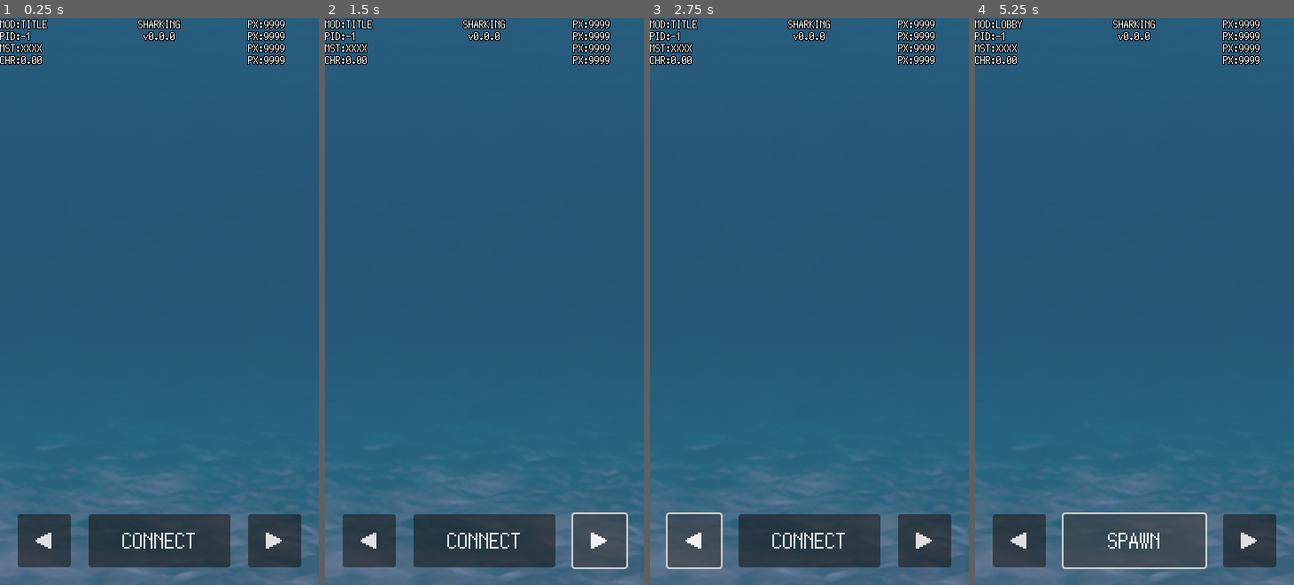
Above: before the commit, frames 1-4 (left to right).
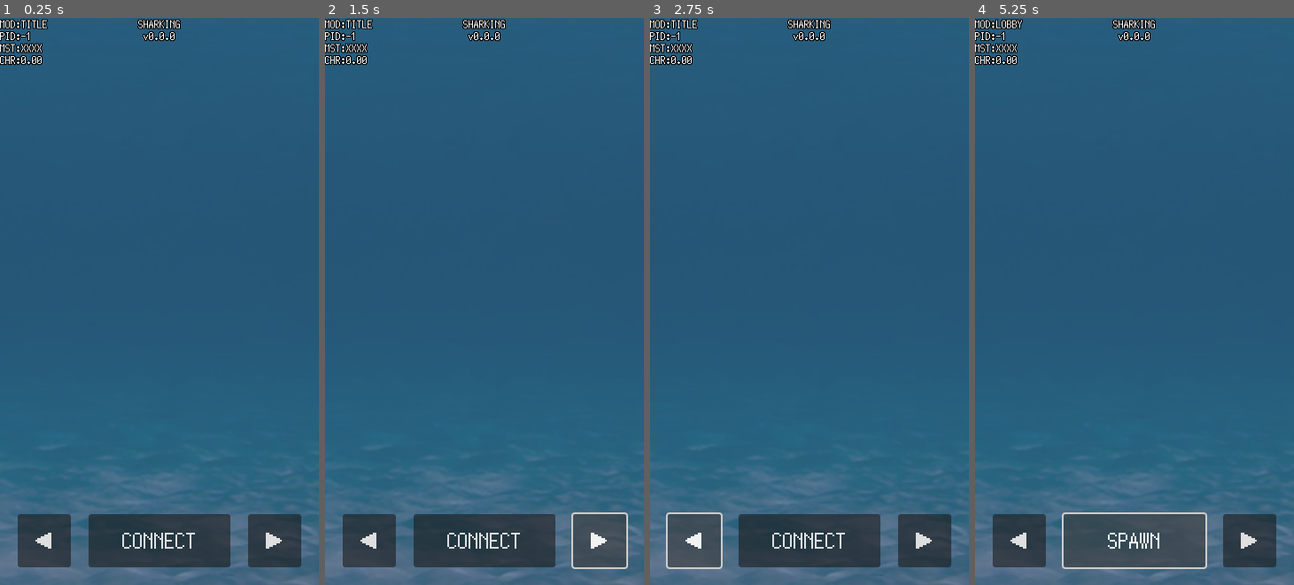
Above: after the commit, the same moments.

Repository: kamikoloss/sharking
Game: Godot game, scene res://scenes/main.tscn
Same seed, same stepped clock (60 frames per second), same inputs: the game is played once before the commit and once after it.
Inputs:
- Up to frame 1 (0.25 s): no input
- Up to frame 2 (1.5 s): click "◀" at 0.5 s; click "▶" at 1.25 s
- Up to frame 3 (2.75 s): click "◀" at 2 s
- Up to frame 4 (5.25 s): click "▶" at 2.75 s; click "◀" at 3.5 s; click "▶" at 4.25 s; click "CONNECT" at 5 s

The runs differ from the first frame. In frame 1, 0.8% of the frame differs, in the area x 77-90%, y 0-9%; in frame 2, 0.8%; in frame 3, 0.8%; in frame 4, 0.8%.

Commit message:
hero_debug モードを追加した

Diff:
--- a/scenes/client.tscn
+++ b/scenes/client.tscn
@@ -6,12 +6,14 @@
 [ext_resource type="PackedScene" uid="uid://52tpbo5enhtq" path="res://scenes/hero.tscn" id="5_e5wad"]
 [ext_resource type="Theme" uid="uid://cji20uu480k3h" path="res://themes/default.tres" id="6_63squ"]
 
-[node name="Client" type="Node2D" node_paths=PackedStringArray("_level", "_ws_client", "_button_center", "_debug_label_game_mode", "_debug_label_peer_id", "_debug_label_hero_move_state", "_debug_label_hero_charge")]
+[node name="Client" type="Node2D" node_paths=PackedStringArray("_level", "_ws_client", "_button_center", "_button_left", "_button_right", "_debug_label_game_mode", "_debug_label_peer_id", "_debug_label_hero_move_state", "_debug_label_hero_charge")]
 script = ExtResource("1_rfnpf")
 _level = NodePath("Level")
 _hero_scene = ExtResource("5_e5wad")
 _ws_client = NodePath("WebSocketClient")
 _button_center = NodePath("CanvasLayer/Control/ButtonCenter")
+_button_left = NodePath("CanvasLayer/Control/ButtonLeft")
+_button_right = NodePath("CanvasLayer/Control/ButtonRight")
 _debug_label_game_mode = NodePath("CanvasLayer/Control/Debug/Client/LabelGameMode")
 _debug_label_peer_id = NodePath("CanvasLayer/Control/Debug/Client/LabelPeerId")
 _debug_label_hero_move_state = NodePath("CanvasLayer/Control/Debug/Client/LabelHeroMoveState")
@@ -108,6 +110,7 @@
 text = "CHR:0.00"
 
 [node name="Server" type="VBoxContainer" parent="CanvasLayer/Control/Debug"]
+visible = false
 layout_mode = 0
 offset_left = 280.0
 offset_right = 440.0
--- a/scripts/client.gd
+++ b/scripts/client.gd
@@ -32,6 +32,8 @@
 
 # UI
 @export var _button_center: Button
+@export var _button_left: Button
+@export var _button_right: Button
 
 # Debug
 @export var _debug_label_game_mode: Label
@@ -47,10 +49,16 @@
 
 	_button_center.button_down.connect(_on_center_button_down)
 	_button_center.button_up.connect(_on_center_button_up)
+	_button_left.button_down.connect(_on_left_button_down)
+	_button_right.button_down.connect(_on_right_button_down)
 
 	# 初期処理
 	_level.is_client = true
 	_game_mode = GameMode.TITLE
+
+	# Debug
+	if OS.has_feature("debug_hero"):
+		_game_mode = GameMode.LOBBY
 
 
 func _process(delta: float) -> void:
@@ -130,6 +138,20 @@
 				_main_hero.exit_charge()
 
 
+func _on_left_button_down() -> void:
+	# Debug
+	if OS.has_feature("debug_hero"):
+		if _main_hero:
+			_main_hero.change_hero_texture(Hero.HeroTextureType.Other)
+
+
+func _on_right_button_down() -> void:
+	# Debug
+	if OS.has_feature("debug_hero"):
+		if _main_hero:
+			_main_hero.change_hero_texture(Hero.HeroTextureType.Bot)
+
+
 func _connect_to_server() -> void:
 	var _error = _ws_client.connect_to_url(_ws_address)
 	if _error == OK:
@@ -145,7 +167,7 @@
 
 func _spawn_main_hero() -> void:
 	# Peer ID を持っていない (接続できていない場合)
-	if _peer_id < 0:
+	if _peer_id < 0 and not OS.has_feature("debug_hero"):
 		print("[Client] failed to spawn main hero.")
 		return
 	# 一度死んだあと = 再生成の場合
--- a/scripts/hero.gd
+++ b/scripts/hero.gd
@@ -82,11 +82,11 @@
 	area_entered.connect(_on_area_entered)
 
 	if is_local:
-		_sprite.texture = _texture_hero_main
+		change_hero_texture(HeroTextureType.Main)
 	elif is_bot:
-		_sprite.texture = _texture_hero_bot
-	else:
-		_sprite.texture = _texture_hero_other
+		change_hero_texture(HeroTextureType.Bot)
+	else:
+		change_hero_texture(HeroTextureType.Other)
 
 	_exp_label.text = str(exp_point)
 	_health_label.text = str(health_point)
@@ -221,6 +221,18 @@
 		_sprite.self_modulate = Color.RED
 		tween_damage.set_ease(Tween.EASE_OUT).set_trans(Tween.TRANS_QUINT)
 		tween_damage.tween_property(_sprite, "self_modulate", Color.WHITE, 1.0)
+
+
+# Hero の見た目を変更する
+enum HeroTextureType { Main, Other, Bot }
+func change_hero_texture(type: HeroTextureType) -> void:
+	match type:
+		HeroTextureType.Main:
+			_sprite.texture = _texture_hero_main
+		HeroTextureType.Other:
+			_sprite.texture = _texture_hero_other
+		HeroTextureType.Bot:
+			_sprite.texture = _texture_hero_bot
 
 
 func _on_area_entered(area: Area2D) -> void:
